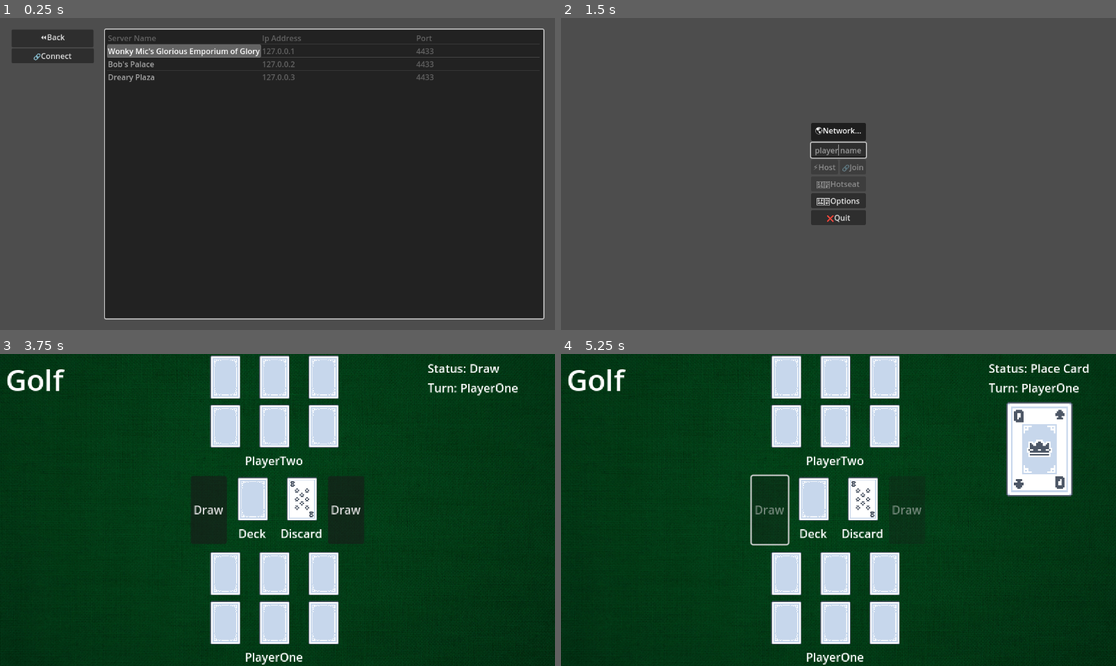
Above: before the commit, frames 1-4 (two rows, left to right).
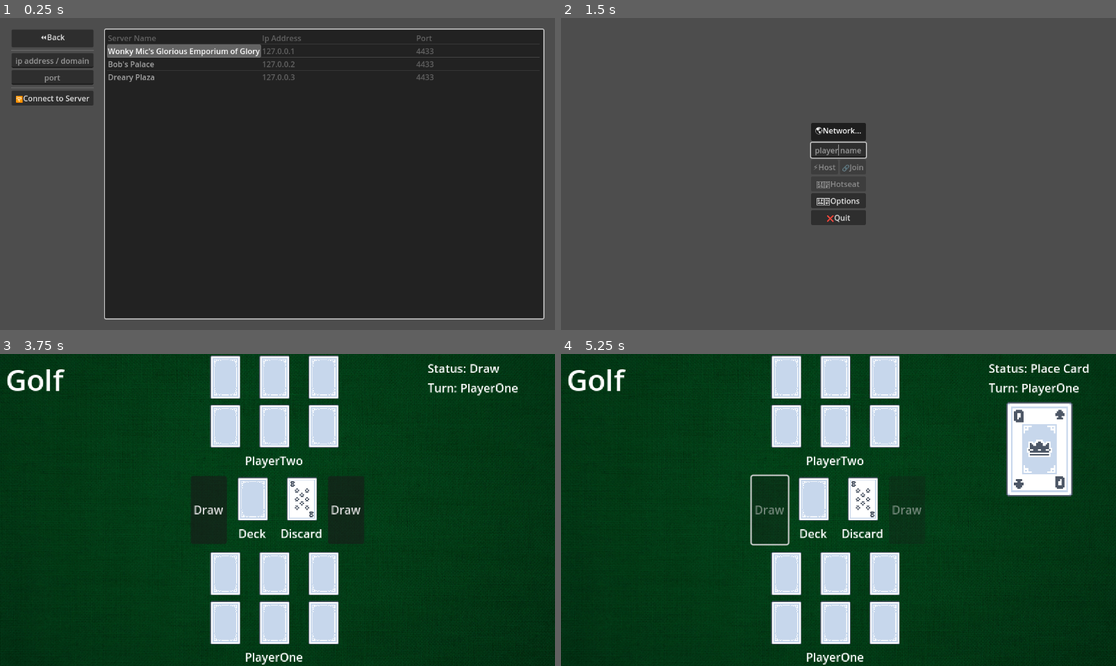
Above: after the commit, the same moments.

Repository: WonkyMic/golf_cards_godot
Game: Godot game, scene res://scenes/lobby.tscn
The game is run twice, just before and just after one commit, with the same random seed, the same clock (stepped at 60 frames per second) and the same inputs. This scene is started directly instead of the project's main scene.
Inputs (mouse positions are in pixels of both pictures, inside the frame that each line leads up to):
- Up to frame 1 (0.25 s): no input
- Up to frame 2 (1.5 s): click "⏪Back" at 0.5 s; click "🌎Network..." at 1.25 s
- Up to frame 3 (3.75 s): click (277, 485) at 2.02 s; type "Alex" at 2.1 s; click "🌎Network..." at 2.75 s; click "🖥️Hotseat" at 3.5 s
- Up to frame 4 (5.25 s): click (816, 497) at 4.27 s; click "Draw" at 5 s

The runs differ from the first frame. In frame 1, 1.9% of the frame differs, in the area x 2-17%, y 9-29%; in frame 2, nothing differs; in frame 3, less than 0.1%; in frame 4, less than 0.1%.

Commit message:
improve lobby field validation and form state

Diff:
--- a/global.gd
+++ b/global.gd
@@ -4,5 +4,6 @@
 var is_multiplayer: bool
 var player_name: String
 
+var server_name: String
 var ip_address: String
 var port: int
--- a/scenes/game.gd
+++ b/scenes/game.gd
@@ -1,15 +1,24 @@
 extends Control
 
-var global: Global
+const CANCEL_BUTTON_NAME_FORMAT = "⌛ Waiting for\n%s\n(click to cancel)"
+const CANCEL_BUTTON_ADDRESS_FORMAT = "⌛ Waiting for\n%s:%d\n(click to cancel)"
 
 @export_file("*.tscn") var menu_scene: String
 @export_file("*.tscn") var main_scene: String
+
+var global: Global
 
 
 # Called when the node enters the scene tree for the first time.
 func _ready() -> void:
 	global = get_node("/root/Global")
 	global.is_multiplayer = true
+
+	var cancel_button := $CancelJoinButton
+	if global.server_name.length() > 0:
+		cancel_button.text = CANCEL_BUTTON_NAME_FORMAT % global.server_name
+	else:
+		cancel_button.text = CANCEL_BUTTON_ADDRESS_FORMAT % [global.ip_address, global.port]
 
 	# You can save bandwith by disabling server relay and peer notifications.
 	multiplayer.server_relay = false
--- a/scenes/game.tscn
+++ b/scenes/game.tscn
@@ -32,7 +32,8 @@
 offset_bottom = 27.0
 grow_horizontal = 2
 grow_vertical = 2
-text = "⌛ Waiting for Host
+text = "⌛ Waiting for
+server-name
 (click to cancel)"
 
 [connection signal="pressed" from="CancelJoinButton" to="." method="_on_cancel_join_button_pressed"]
--- a/scenes/lobby.gd
+++ b/scenes/lobby.gd
@@ -3,8 +3,12 @@
 var global: Global
 
 var back_button: Button
+var ip_domain_line: LineEdit
+var port_line: LineEdit
 var join_button: Button
 var server_list: ItemList
+
+var regex_ip_domain := RegEx.new()
 
 @export_file("*.tscn") var menu_scene: String
 @export_file("*.tscn") var game_scene: String
@@ -13,10 +17,20 @@
 # Called when the node enters the scene tree for the first time.
 func _ready() -> void:
 	global = get_node("/root/Global")
+	global.server_name = ""
+	global.ip_address = ""
+	global.port = -1
 
-	back_button = $BackButton
-	join_button = $JoinButton
+	regex_ip_domain.compile("\\S+\\.\\S+|localhost")
+
+	back_button = $GridContainer/BackButton
+	ip_domain_line = $GridContainer/IpDomainLine
+	port_line = $GridContainer/PortLine
+	join_button = $GridContainer/JoinButton
+
 	server_list = $Panel/ScrollContainer/ServerList
+
+	update_form_state()
 
 	# You can save bandwith by disabling server relay and peer notifications.
 	multiplayer.server_relay = false
@@ -38,6 +52,8 @@
 		return
 
 	multiplayer.multiplayer_peer = peer
+	# TODO: analyze input (port must be int, for example)
+	# TODO: add server to list
 
 	multiplayer.peer_connected.connect(_on_player_connected)
 	multiplayer.peer_disconnected.connect(_on_player_disconnected)
@@ -78,16 +94,80 @@
 
 
 func _on_server_list_item_selected(_index: int) -> void:
-	join_button.disabled = false
-	# TODO: analyze input (port must be int, for example)
-	# TODO: add server to list
+	ip_domain_line.text = ""
+	port_line.text = ""
+	update_form_state()
 
 
 func _on_join_button_pressed() -> void:
 	if server_list.is_anything_selected():
+		global.server_name = server_list.get_item_text(server_list.get_selected_items()[0])
 		global.ip_address = server_list.get_item_text(server_list.get_selected_items()[0] + 1)
 		global.port = int(server_list.get_item_text(server_list.get_selected_items()[0] + 2))
 		multiplayer.multiplayer_peer = null
 		get_tree().change_scene_to_file(game_scene)
+	elif (
+		ip_domain_line.text.length() > 0
+		and port_line.text.length() > 0
+		and port_line.text.is_valid_int()
+	):
+		global.ip_address = ip_domain_line.text
+		global.port = int(port_line.text)
+		multiplayer.multiplayer_peer = null
+		get_tree().change_scene_to_file(game_scene)
 	else:
-		join_button.disabled = true
+		update_form_state()
+
+
+func _on_ip_domain_line_text_changed(new_text: String) -> void:
+	server_list.deselect_all()
+	update_form_state()
+
+
+func _on_port_line_text_changed(new_text: String) -> void:
+	server_list.deselect_all()
+	update_form_state()
+
+
+func update_form_state() -> void:
+	if ip_domain_line.text.length() == 0 and port_line.text.length() == 0:
+		if server_list.is_anything_selected():
+			join_button.disabled = false
+			join_button.text = "🛜Connect to Server"
+		else:
+			join_button.disabled = true
+			join_button.text = "📝Enter IP Address\nor Select Server"
+	else:
+		# determine if bad ip and color ip/domain field
+		var bad_ip := false
+		if regex_ip_domain.search(ip_domain_line.text) == null:
+			bad_ip = true
+			ip_domain_line.add_theme_color_override("font_color", Color(1, 0, 0))
+		else:
+			ip_domain_line.remove_theme_color_override("font_color")
+
+		# determine if bad port
+		var bad_port := false
+		if not port_line.text.is_valid_int():
+			bad_port = true
+		else:
+			var port := int(port_line.text)
+			bad_port = port <= 0 or port > 65535
+
+		# color port
+		if bad_port:
+			if not port_line.has_theme_color_override("font_color"):
+				port_line.add_theme_color_override("font_color", Color(1, 0, 0))
+		else:
+			port_line.remove_theme_color_override("font_color")
+
+		# adjust join button
+		if bad_ip:
+			join_button.disabled = true
+			join_button.text = "❌Invalid IP/Domain"
+		elif bad_port:
+			join_button.disabled = true
+			join_button.text = "❌Invalid Port"
+		else:
+			join_button.disabled = false
+			join_button.text = "🔗Direct Connect"
--- a/scenes/lobby.tscn
+++ b/scenes/lobby.tscn
@@ -13,22 +13,40 @@
 menu_scene = "res://menu.tscn"
 game_scene = "res://scenes/game.tscn"
 
-[node name="BackButton" type="Button" parent="."]
+[node name="GridContainer" type="GridContainer" parent="."]
 layout_mode = 1
 anchors_preset = -1
+anchor_bottom = 1.0
 offset_left = 24.0
 offset_top = 24.0
 offset_right = 194.0
-offset_bottom = 55.0
+offset_bottom = -24.0
+grow_vertical = 2
+
+[node name="BackButton" type="Button" parent="GridContainer"]
+layout_mode = 2
 text = "⏪Back"
 
-[node name="JoinButton" type="Button" parent="."]
-layout_mode = 1
-anchors_preset = -1
-offset_left = 24.0
-offset_top = 63.0
-offset_right = 195.0
-offset_bottom = 94.0
+[node name="HSeparator1" type="HSeparator" parent="GridContainer"]
+layout_mode = 2
+
+[node name="IpDomainLine" type="LineEdit" parent="GridContainer"]
+layout_mode = 2
+size_flags_horizontal = 3
+placeholder_text = "ip address / domain"
+alignment = 1
+
+[node name="PortLine" type="LineEdit" parent="GridContainer"]
+layout_mode = 2
+size_flags_horizontal = 3
+placeholder_text = "port"
+alignment = 1
+
+[node name="HSeparator2" type="HSeparator" parent="GridContainer"]
+layout_mode = 2
+
+[node name="JoinButton" type="Button" parent="GridContainer"]
+layout_mode = 2
 disabled = true
 text = "🔗Connect"
 
@@ -91,6 +109,8 @@
 item_11/selectable = false
 item_11/disabled = true
 
-[connection signal="pressed" from="BackButton" to="." method="_on_back_button_pressed"]
-[connection signal="pressed" from="JoinButton" to="." method="_on_join_button_pressed"]
+[connection signal="pressed" from="GridContainer/BackButton" to="." method="_on_back_button_pressed"]
+[connection signal="text_changed" from="GridContainer/IpDomainLine" to="." method="_on_ip_domain_line_text_changed"]
+[connection signal="text_changed" from="GridContainer/PortLine" to="." method="_on_port_line_text_changed"]
+[connection signal="pressed" from="GridContainer/JoinButton" to="." method="_on_join_button_pressed"]
 [connection signal="item_selected" from="Panel/ScrollContainer/ServerList" to="." method="_on_server_list_item_selected"]
